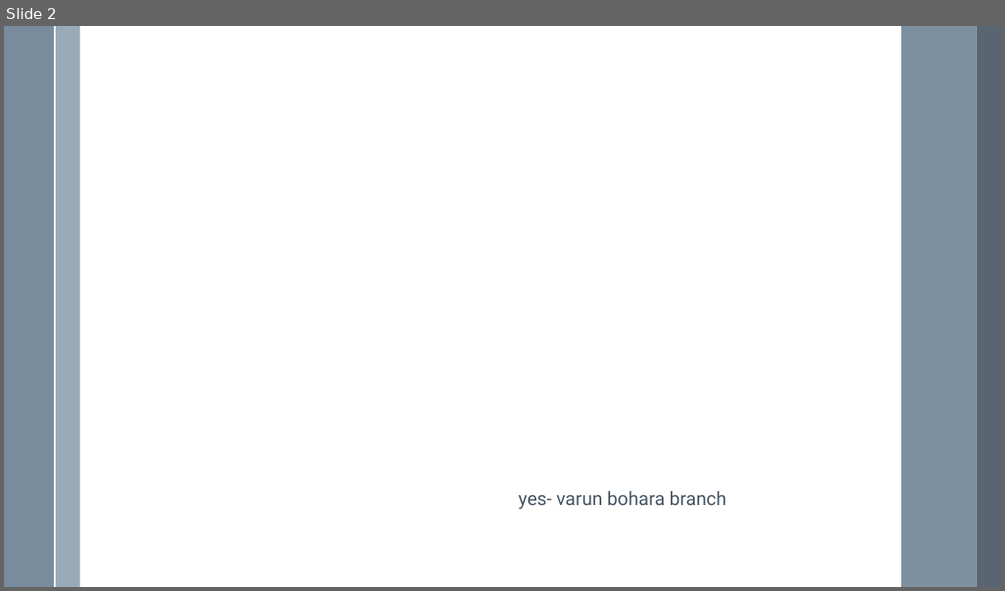
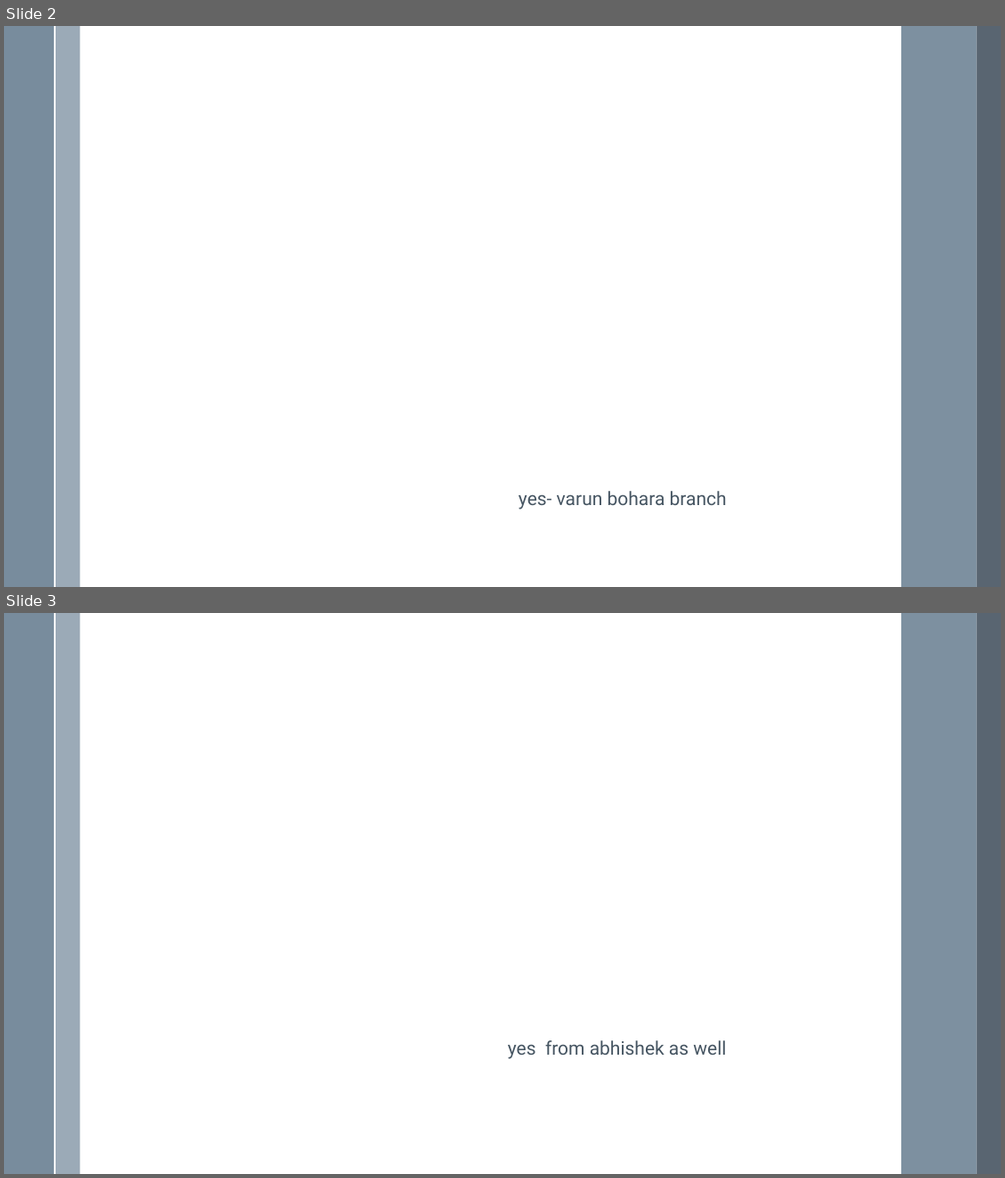
Before and after one commit to VarunBohara/Mini-Project-Documents, a slide deck: Ideas -- v3.0.pptx. Shown one above the other, each under a label of ours: slide 2 before the commit, slides 2 and 3 after it. The pictures are 1005x591 and 1005x1178 pixels, drawn with LibreOffice and Linux fonts; fonts in the diff are those of the drawing. Boxes give left, top, right and bottom in pixels: in the first picture for what was removed or moved away, otherwise in the second. Text is boxed around its words. In the diff, an @@ line names an element or a change of style, - is before the commit and + after.

```diff
--- a/Ideas -- v3.0.pptx
+++ b/Ideas -- v3.0.pptx
@@ slide 3 added at bbox=[4, 613, 1001, 1174], background #FFFFFF; not listed: 5 template elements that a slide beside it also shows @@
@@ text added at bbox=[508, 1040, 726, 1059], 18 pt, text #465562 @@
+yes from abhishek as well
```
Also in this commit, not shown: 1 slide removed.
